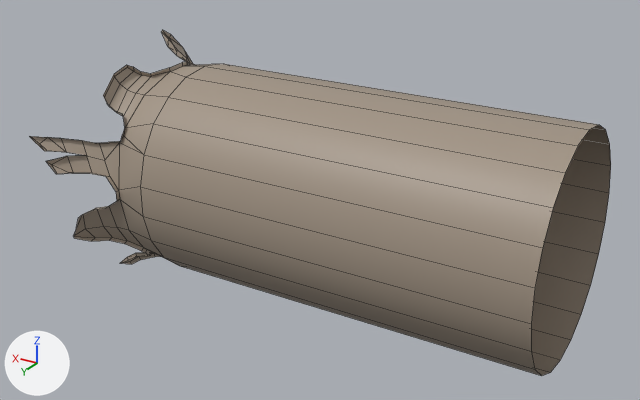
The FBX model Assets/Art/3D/Tiles Alcantarilla/Redondos/mesh_TileRedondoRoto2.fbx as it was, and as the next commit left it.
Rendered twice from a camera (50 mm lens) standing at (-11.9, 50.3, 24.6) and looking at (18.4, 0.0, -0.6). The axes (+X, +Y, +Z) are drawn at lower left. The lights are the same throughout. The older version comes first. Mesh edges are drawn as thin lines. Where no turn or scale is listed for an object, it has been applied to the vertices.

Names of what the first picture shows: 'TileRedondoRoto2'.
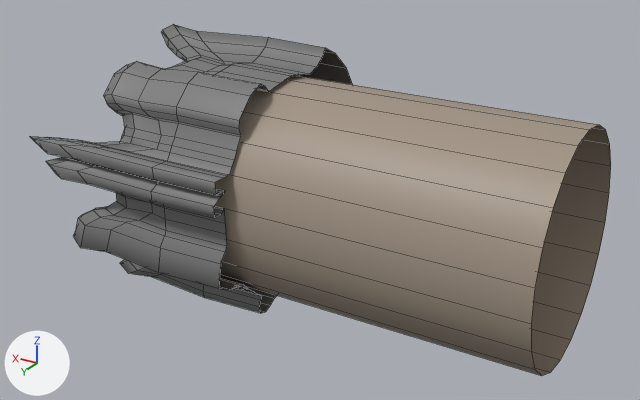
What differs and where, as boxes (x1, y1, x2, y2) in the pictures (640 x 400 px):
'TileRedondoRoto2', reshaped: before (29, 30, 611, 376); after (29, 24, 611, 376)
part 1 of me_mesh, added: after (29, 24, 353, 313)
part 2 of me_mesh, recoloured: before (29, 30, 218, 264); after (30, 30, 187, 263)

What the commit changed:
Material 'M_MetalRoto' (mat_m_metalroto) is new.
Its base color is (0.187, 0.187, 0.187) (grey #787878).
me_mesh is used by ob_tileredondoroto2; location (0.0, 0.0, 0.0).
me_mesh had 214 vertices, 181 faces and spanned x 0.0..37.9, y -9.2..8.9, z -8.3..8.9.
me_mesh now has 514 vertices, 481 faces and spans x 0.0..37.9, y -9.7..9.4, z -8.8..9.4.
Part 1, on me_mesh:
253 vertices are added at x 20.7..37.0, y -9.7..9.4, z -8.8..9.4.
12 new vertices lie (5.0, 0.1, 0.1) away from vertices in x 20.7, y 3.7..9.3, z 1.8..8.6.
8 new vertices lie (5.0, 0.1, -0.1) away from vertices in x 20.7, y 3.2..8.9, z -8.4..-0.5.
7 new vertices lie (5.0, -0.1, -0.1) away from vertices in x 20.7, y -8.2..-4.7, z -6.7..-2.4.
5 new vertices lie (5.0, 0.2, 0.0) away from vertices in x 20.7, y 8.1..9.0, z -1.8..3.5.
5 new vertices lie (5.0, 0.1, -0.2) away from vertices in x 20.7, y 2.6..4.6, z -8.6..-7.0.
5 new vertices lie (5.0, -0.1, 0.1) away from vertices in x 20.7, y -7.9..-0.9, z 7.0..9.3.
5 new vertices lie (0.0, 0.0, 1.1) away from vertices in x 20.7..29.3, y -8.3..8.3, z -1.2..0.2.
300 new faces join them, mat_m_metalroto (grey #787878).
me_mesh part 2: 159 faces spanning x 28.2..37.9, y -9.2..8.9, z -8.3..8.9 switch from mat_m_tileredondo (beige #a19484) to mat_m_metalroto (grey #787878).
